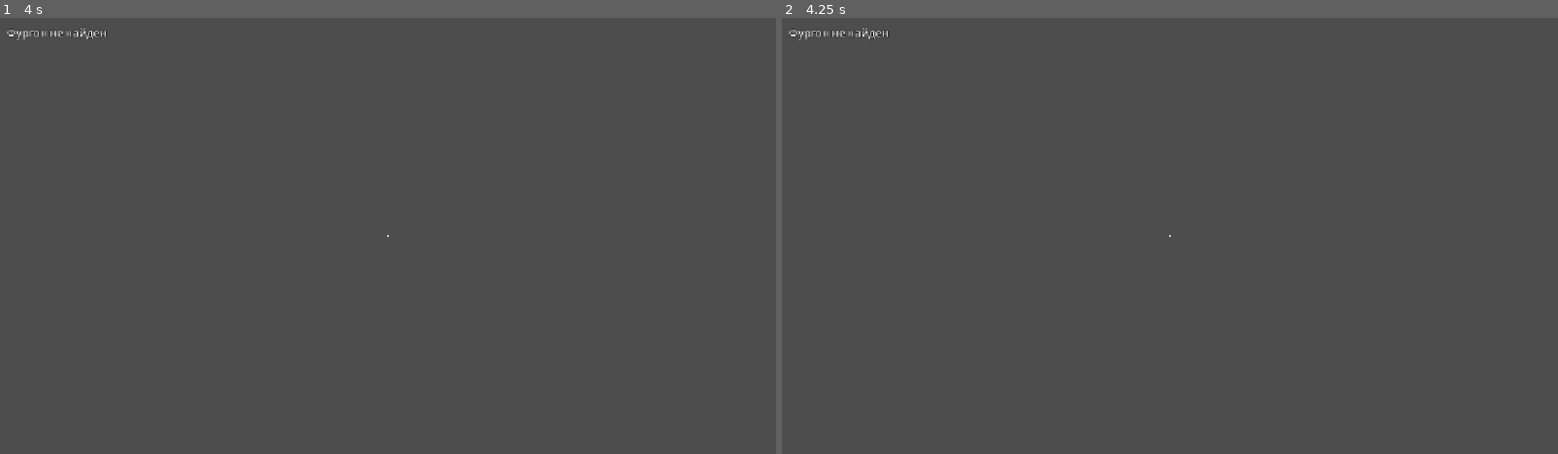
Above: before the commit, frames 1-2 (left to right).
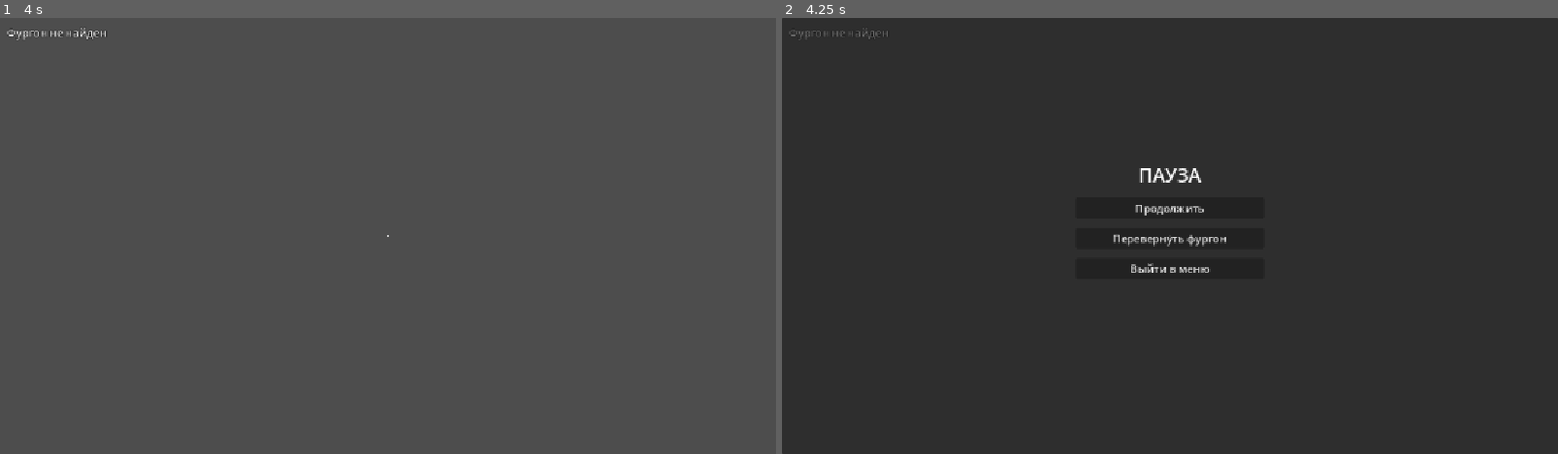
Above: after the commit, the same moments.

Repository: Sparrow-Ran/autobrigade
Game: Godot game, scene res://scenes/player/player.tscn
The game is run twice, just before and just after one commit, with the same random seed, the same clock (stepped at 60 frames per second) and the same inputs. This scene is started directly instead of the project's main scene.
Inputs (mouse positions are in pixels of both pictures, inside the frame that each line leads up to):
- Up to frame 1 (4 s): tap Enter at 0.5, 2, 3.5 s; move the mouse to (426, 236) at 0.52 s; hold H (horn) 0.53-1.28 s; hold W (move_forward) from 0.53 s (still down); click (426, 236) at 0.67 s; tap Space (jump) at 0.77, 1.25, 1.52, 2.75, 3.02, 3.77 s; move the mouse to (349, 236) at 1.27 s; tap E (interact) at 1.35, 2.85 s; click (349, 236) at 1.42 s; move the mouse to (403, 227) at 2.02 s; hold H (horn) 2.03-2.78 s; click (403, 227) at 2.17 s; move the mouse to (380, 244) at 2.77 s; click (380, 244) at 2.92 s; move the mouse to (442, 240) at 3.52 s; hold H (horn) from 3.53 s (still down); click (442, 240) at 3.67 s
- Up to frame 2 (4.25 s): keep holding W (move_forward); keep holding H (horn); tap Escape (ui_cancel) at 4.15 s

Frame 1 is identical in both runs. In frame 2, 100% of the frame differs, in the area x 0-100%, y 0-100%.

Commit message:
Add pause menu with van flip rescue and session exit
- Esc toggles a local pause overlay (HUD): continue, flip van, exit to menu
- Van: request_flip_upright RPC — host resets roll/pitch keeping heading,
  zeroes velocities, lifts slightly; any player may trigger it
- Net.leave(): client disconnects cleanly, host takes the lobby down
- Player no longer handles ui_cancel (mouse toggle moved into the HUD menu)

Co-Authored-By: Claude Fable 5 <noreply@anthropic.com>

Diff:
--- a/scenes/player/player.gd
+++ b/scenes/player/player.gd
@@ -111,13 +111,6 @@
 		if switch_van != null:
 			switch_van.reverse_switch.request_toggle.rpc_id(1)
 
-	if event.is_action_pressed("ui_cancel"):
-		Input.mouse_mode = (
-			Input.MOUSE_MODE_VISIBLE
-			if Input.mouse_mode == Input.MOUSE_MODE_CAPTURED
-			else Input.MOUSE_MODE_CAPTURED
-		)
-
 	if event.is_action_pressed("interact"):
 		if current_seat != null:
 			current_seat.request_stand.rpc_id(1)
--- a/scenes/ui/hud.gd
+++ b/scenes/ui/hud.gd
@@ -8,11 +8,38 @@
 
 @onready var prompt_label: Label = $Prompt
 @onready var debug_label: Label = $DebugPanel
+@onready var pause_menu: Panel = $PauseMenu
+
+
+func _ready() -> void:
+	$PauseMenu/VBox/ContinueButton.pressed.connect(_toggle_pause_menu)
+	$PauseMenu/VBox/FlipVanButton.pressed.connect(_on_flip_van_pressed)
+	$PauseMenu/VBox/ExitButton.pressed.connect(_on_exit_pressed)
 
 
 func _input(event: InputEvent) -> void:
 	if event.is_action_pressed("debug_panel"):
 		debug_label.visible = not debug_label.visible
+	if event.is_action_pressed("ui_cancel"):
+		_toggle_pause_menu()
+
+
+func _toggle_pause_menu() -> void:
+	pause_menu.visible = not pause_menu.visible
+	Input.mouse_mode = (
+		Input.MOUSE_MODE_VISIBLE if pause_menu.visible else Input.MOUSE_MODE_CAPTURED
+	)
+
+
+func _on_flip_van_pressed() -> void:
+	var van: Node = get_tree().get_first_node_in_group("van")
+	if van != null:
+		van.request_flip_upright.rpc_id(1)
+	_toggle_pause_menu()
+
+
+func _on_exit_pressed() -> void:
+	Net.leave()
 
 
 func _process(delta: float) -> void:
--- a/scenes/ui/hud.tscn
+++ b/scenes/ui/hud.tscn
@@ -46,3 +46,44 @@
 theme_override_colors/font_outline_color = Color(0, 0, 0, 1)
 theme_override_constants/outline_size = 4
 text = ""
+
+[node name="PauseMenu" type="Panel" parent="."]
+visible = false
+anchors_preset = 15
+anchor_right = 1.0
+anchor_bottom = 1.0
+grow_horizontal = 2
+grow_vertical = 2
+
+[node name="VBox" type="VBoxContainer" parent="PauseMenu"]
+layout_mode = 1
+anchors_preset = 8
+anchor_left = 0.5
+anchor_top = 0.5
+anchor_right = 0.5
+anchor_bottom = 0.5
+offset_left = -140.0
+offset_top = -110.0
+offset_right = 140.0
+offset_bottom = 110.0
+grow_horizontal = 2
+grow_vertical = 2
+theme_override_constants/separation = 14
+
+[node name="Title" type="Label" parent="PauseMenu/VBox"]
+layout_mode = 2
+theme_override_font_sizes/font_size = 28
+text = "ПАУЗА"
+horizontal_alignment = 1
+
+[node name="ContinueButton" type="Button" parent="PauseMenu/VBox"]
+layout_mode = 2
+text = "Продолжить"
+
+[node name="FlipVanButton" type="Button" parent="PauseMenu/VBox"]
+layout_mode = 2
+text = "Перевернуть фургон"
+
+[node name="ExitButton" type="Button" parent="PauseMenu/VBox"]
+layout_mode = 2
+text = "Выйти в меню"
--- a/scenes/van/van.gd
+++ b/scenes/van/van.gd
@@ -49,6 +49,18 @@
 	)
 
 
+## Rescue button: any player may ask the host to put the van back on its wheels.
+@rpc("any_peer", "call_local", "reliable")
+func request_flip_upright() -> void:
+	if not multiplayer.is_server():
+		return
+	linear_velocity = Vector3.ZERO
+	angular_velocity = Vector3.ZERO
+	# Keep the heading, drop roll and pitch, lift a bit so wheels settle cleanly.
+	rotation = Vector3(0.0, rotation.y, 0.0)
+	position.y += 1.5
+
+
 @rpc("any_peer", "call_local", "reliable")
 func request_horn() -> void:
 	if multiplayer.is_server():
--- a/scripts/network_manager.gd
+++ b/scripts/network_manager.gd
@@ -62,6 +62,12 @@
 	print("[Net] joining %s:%d..." % [ip, PORT])
 	get_tree().change_scene_to_file(LEVEL_SCENE)
 	return OK
+
+
+## Leave the session: the host takes the lobby down (clients get kicked back
+## to the menu via server_disconnected), a client just disconnects itself.
+func leave() -> void:
+	_reset_to_menu()
 
 
 ## Called by the level's _ready on every peer once the scene exists.
